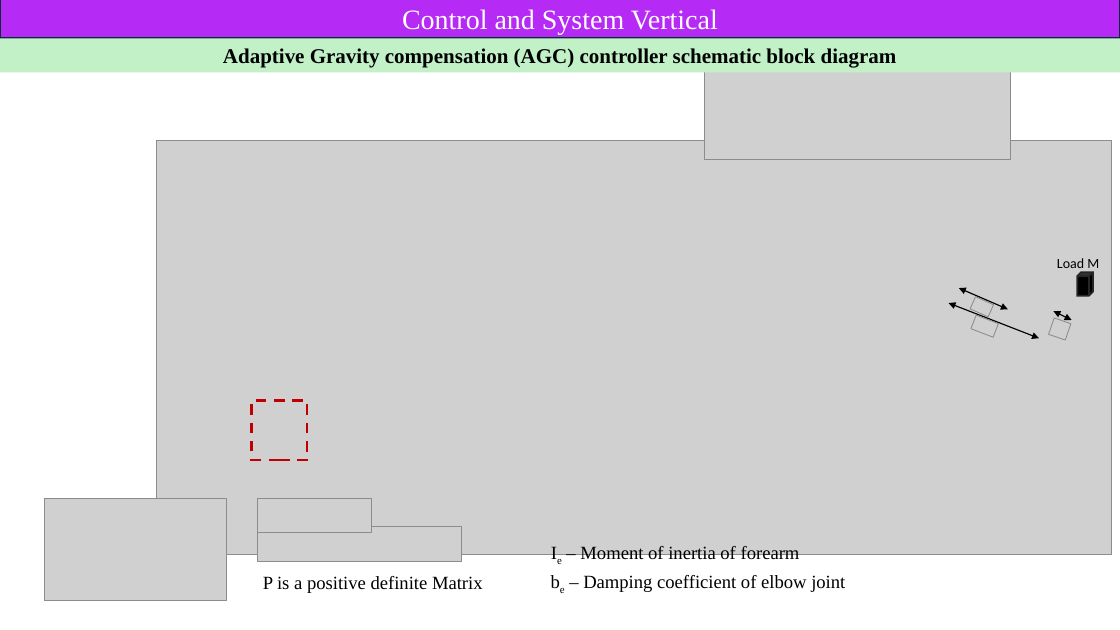
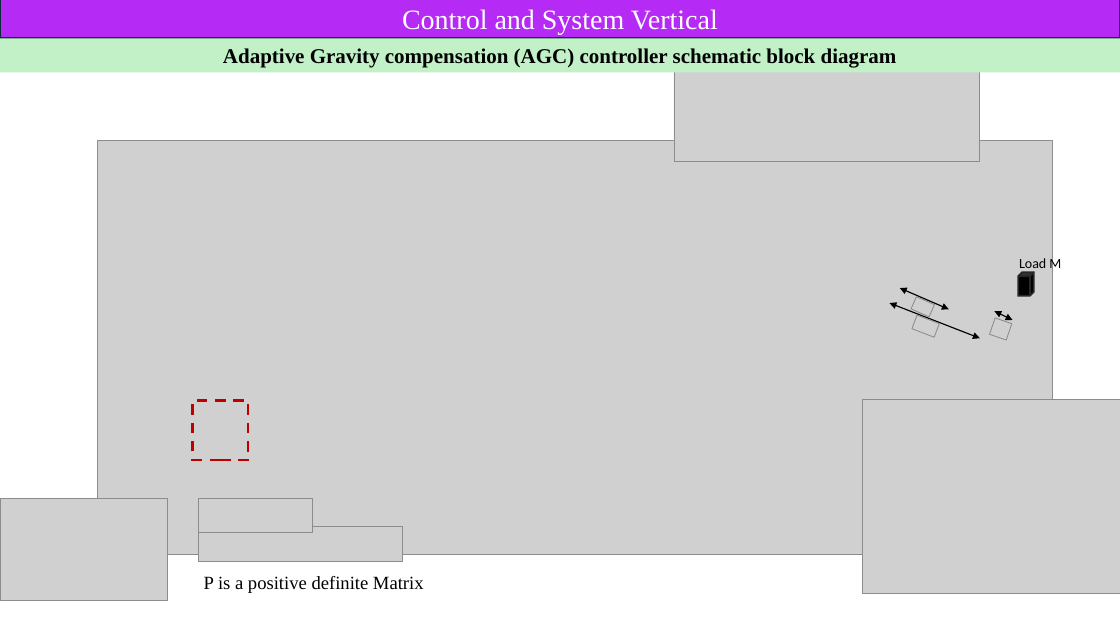
Before and after one commit to Govind2002/Upperlimb_Exosuit_sim, a slide deck: slide 7 of TEC_control.pptx. Drawn at 1120x630 pixels with LibreOffice and Linux fonts; fonts in the diff are those of the drawing; grey boxes stand for pictures; background and template pictures are left out. Boxes give left, top, right and bottom in pixels: in the first picture for what was removed or moved away, otherwise in the second. Text is boxed around its words. In the diff, an @@ line names an element or a change of style, - is before the commit and + after.

```diff
--- a/TEC_control.pptx
+++ b/TEC_control.pptx
@@ picture: place and size @@
-picture at <box>705,66,1011,159</box>
+picture at <box>674,69,980,161</box>
@@ text "Load M": place and size @@
-text "Load M" at <box>1057,258,1099,272</box>
+text "Load M" at <box>1019,256,1061,272</box>
@@ 6 pictures, 3 double arrows, 1 text, 1 cube, 1 rectangle: place and size @@
-6 pictures, 3 double arrows, 1 text, 1 cube, 1 rectangle at <box>156,140,1112,593</box>
+6 pictures, 3 double arrows, 1 text, 1 cube, 1 rectangle at <box>97,140,1054,593</box>
@@ picture added at <box>863,399,1120,593</box> @@
@@ picture: place and size @@
-picture at <box>45,499,226,601</box>
+picture at <box>0,499,167,601</box>
@@ text removed at <box>580,546,800,564</box> @@
-Ie – Moment of inertia of forearm
@@ text removed at <box>583,575,845,592</box> @@
-be – Damping coefficient of elbow joint
```
Also in this commit, not shown: 4 other slides changed, 1 slide added, 5 slides removed.
